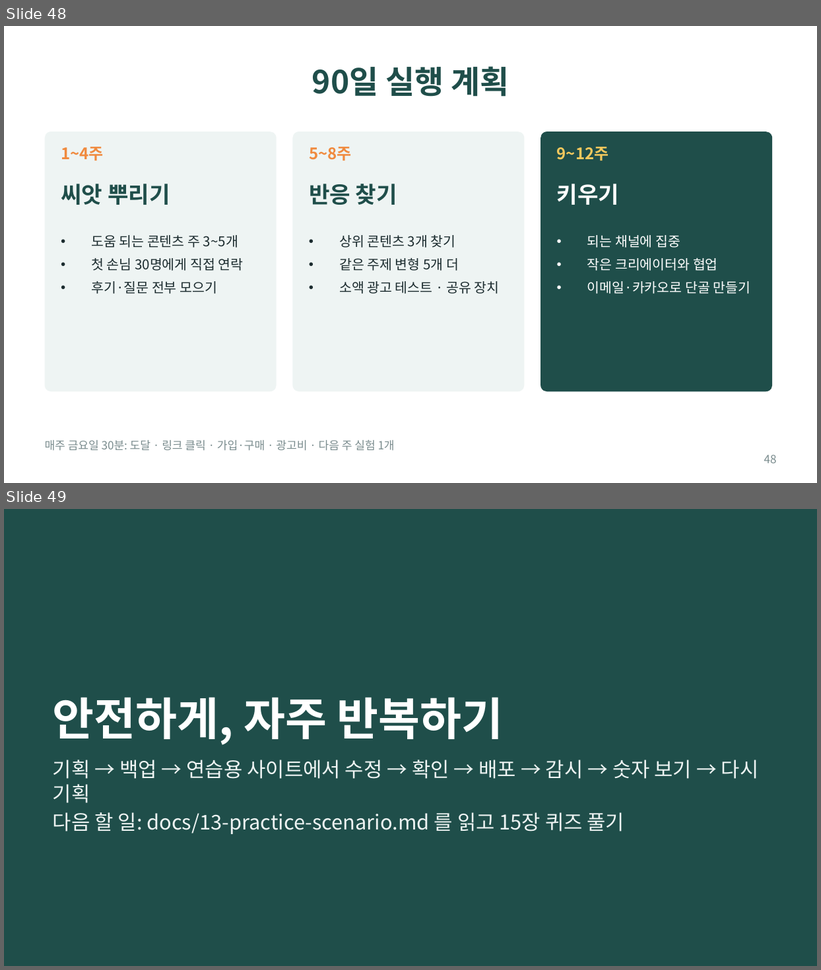
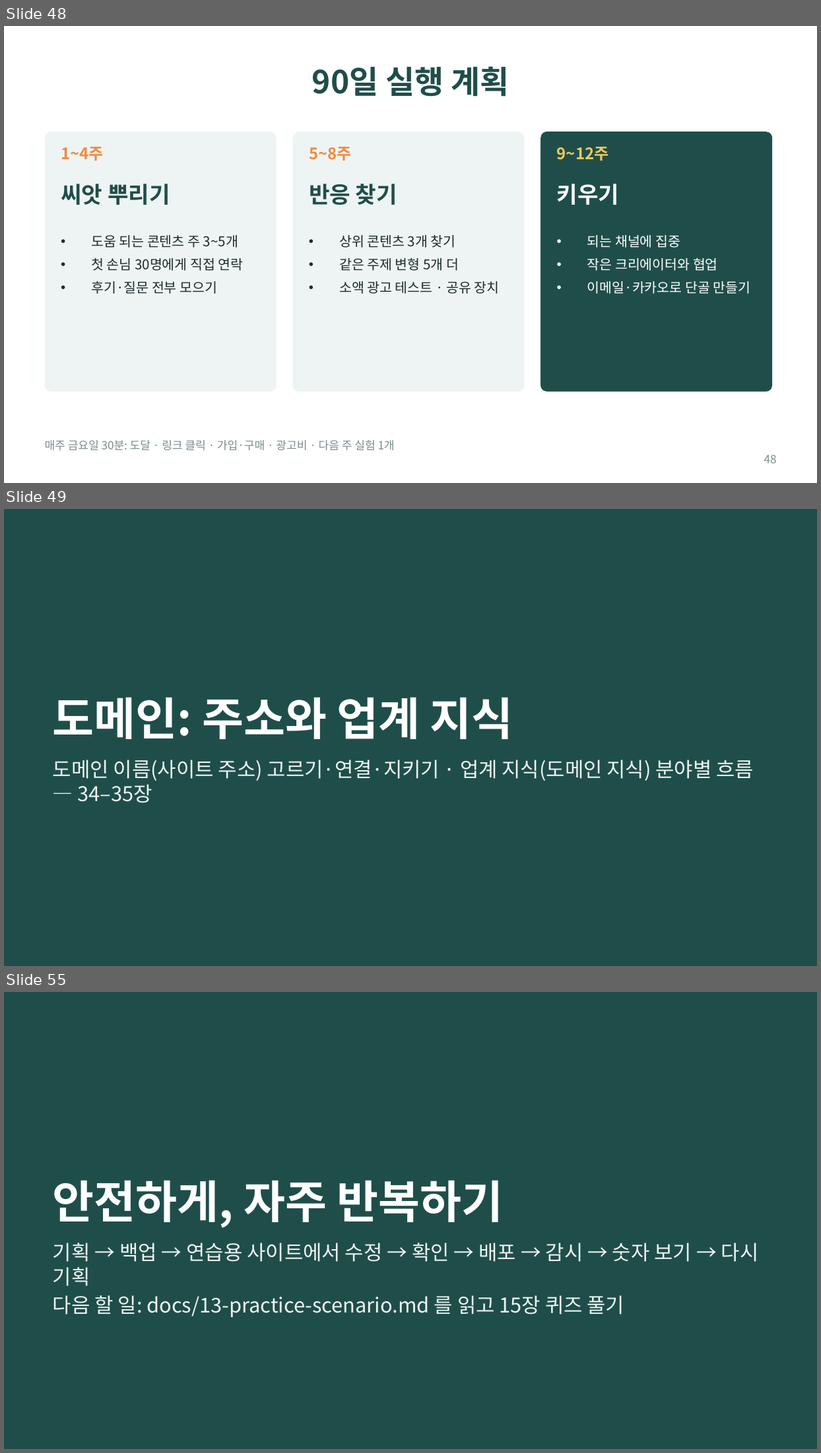
Before and after one commit to bincodin-ko/stanford-study, a slide deck: slides/internet-business-101.pptx. Shown one above the other, each under a label of ours: slides 48 and 49 before the commit, slides 48, 49 and 55 after it; the slides between them are not shown. The pictures are 821x970 and 821x1453 pixels, drawn with LibreOffice and Linux fonts; fonts in the diff are those of the drawing. Boxes give left, top, right and bottom in pixels: in the first picture for what was removed or moved away, otherwise in the second. Text is boxed around its words. In the diff, an @@ line names an element or a change of style, - is before the commit and + after.

```diff
--- a/slides/internet-business-101.pptx
+++ b/slides/internet-business-101.pptx
@@ slide 49 added at <box>4,509,817,966</box>, background #1F4E4A @@
@@ title added at <box>53,697,514,739</box>, 40 pt, text #FFFFFF, bold @@
+도메인: 주소와 업계 지식
@@ text added at <box>53,760,754,803</box>, 18 pt, text #EEF4F3 @@
+도메인 이름(사이트 주소) 고르기·연결·지키기 · 업계 지식(도메인 지식) 분야별 흐름 — 34–35장
@@ what was slide 49 is now slide 55 @@
```
Also in this commit, not shown: 5 other slides added, 7 other files.
